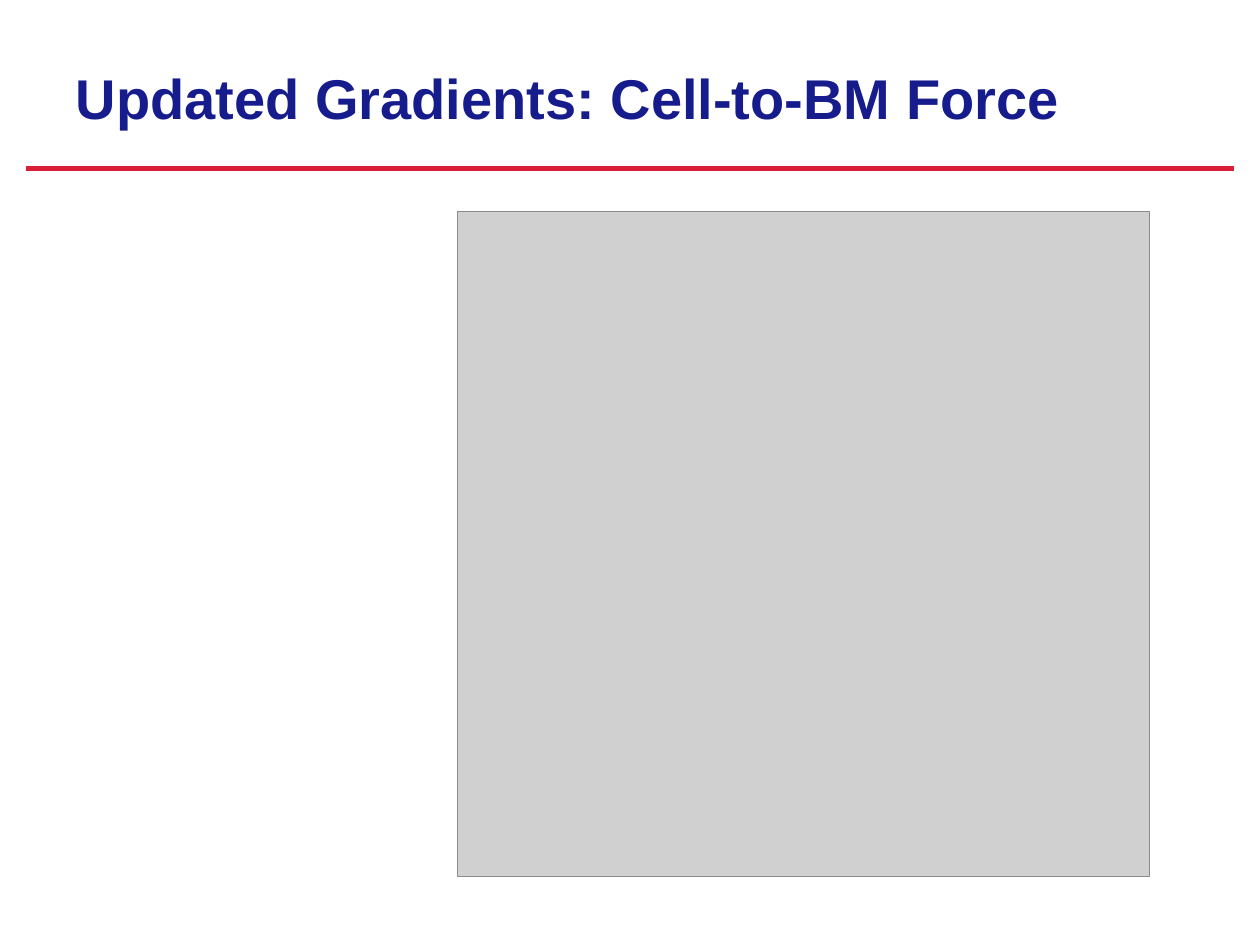
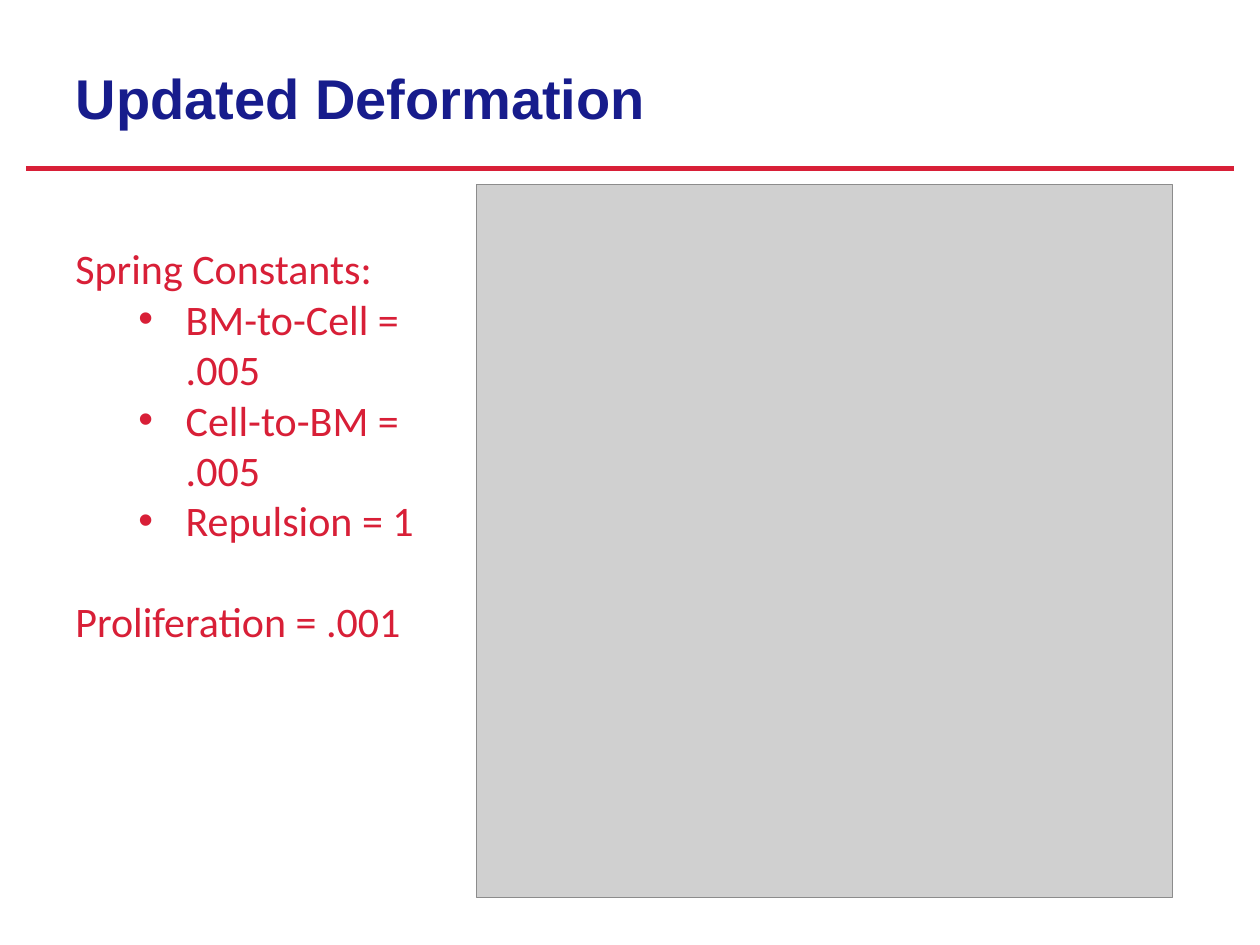
Before and after one commit to yeaglec/Project, a slide deck: slide 2 of Presentation/Project_Update_(8-12).pptx (slide 7 before the commit). Drawn at 1260x945 pixels with LibreOffice and Linux fonts; fonts in the diff are those of the drawing; grey boxes stand for pictures; background and template pictures are left out. Boxes give left, top, right and bottom in pixels: in the first picture for what was removed or moved away, otherwise in the second. Text is boxed around its words. In the diff, an @@ line names an element or a change of style, - is before the commit and + after.

```diff
--- a/Presentation/Project_Update_(8-12).pptx
+++ b/Presentation/Project_Update_(8-12).pptx
@@ title at box(76, 78, 645, 129): text changed @@
-Updated Gradients: Cell-to-BM Force
+Updated Deformation
@@ picture: place and size @@
-picture at box(457, 212, 1149, 877)
+picture at box(476, 184, 1172, 897)
@@ text added at box(75, 255, 413, 638), 24 pt, text #D81F37 @@
+Spring Constants:
+  • BM-to-Cell = .005
+  • Cell-to-BM = .005
+  • Repulsion = 1
+Proliferation = .001
```
Also in this commit, not shown: 1 slide added, 6 slides removed, 31 other files.
